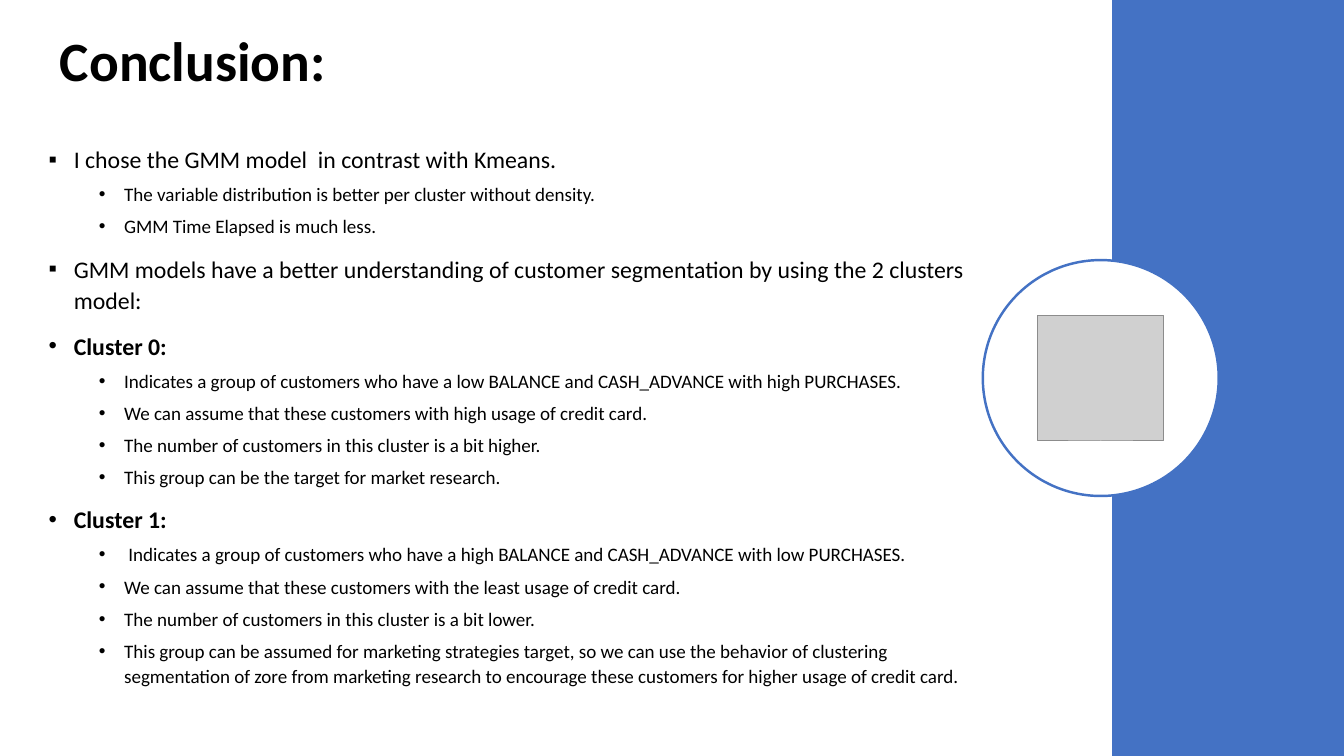
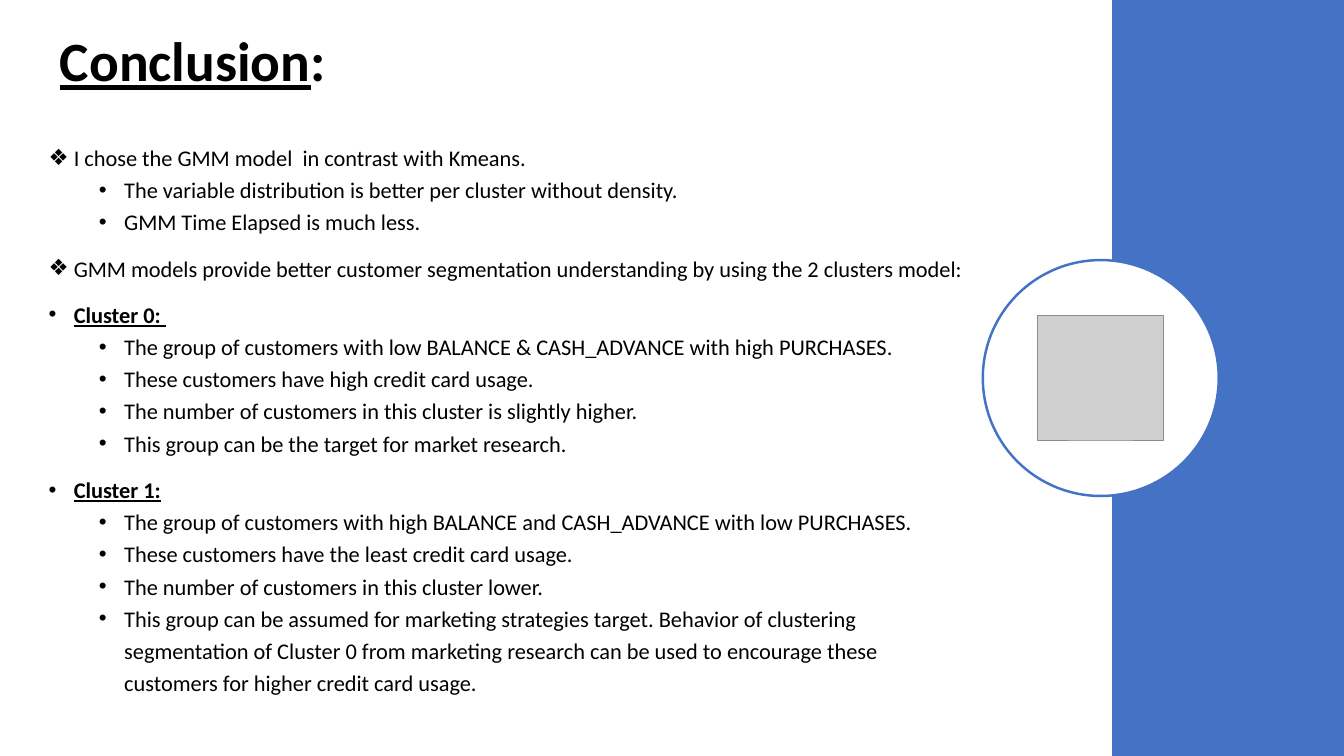
Before and after one commit to parichehrma/PariMa1, a slide deck: slide 40 of Customers Segmentation based on their Credit Card usage.pptx. Drawn at 1344x756 pixels with LibreOffice and Linux fonts; fonts in the diff are those of the drawing; grey boxes stand for pictures. Boxes give left, top, right and bottom in pixels: in the first picture for what was removed or moved away, otherwise in the second. Text is boxed around its words. In the diff, an @@ line names an element or a change of style, - is before the commit and + after.

```diff
--- a/Customers Segmentation based on their Credit Card usage.pptx
+++ b/Customers Segmentation based on their Credit Card usage.pptx
@@ title "Conclusion:" at [60,42,326,90]: underline on @@
@@ text at [74,150,677,502]: size 17 to 16 pt in "I chose the GMM model in contrast ...", "Cluster 0:", "Cluster 1:"; size 13.6 to 16 pt in "The variable distribution is better per cluster ...", "GMM Time Elapsed is much less.", "This group can be the target for ..."; underline on in "Cluster 0:", "Cluster 1:"; bullet ▪ to ❖; line spacing 1.1 to 1.2; less space between paragraphs @@
@@ text at [74,261,962,281]: text changed; size 17 to 16 pt @@
-▪ GMM models have a better understanding of customer segmentation by using the 2 clusters model:
+❖ GMM models provide better customer segmentation understanding by using the 2 clusters model:
@@ text at [124,339,892,423]: text changed; size 13.6 to 16 pt @@
-  • Indicates a group of customers who have a low BALANCE and CASH_ADVANCE with high PURCHASES.
-  • We can assume that these customers with high usage of credit card.
-  • The number of customers in this cluster is a bit higher.
+  • The group of customers with low BALANCE & CASH_ADVANCE with high PURCHASES.
+  • These customers have high credit card usage.
+  • The number of customers in this cluster is slightly higher.
@@ text at [124,514,911,695]: text changed; size 13.6 to 16 pt @@
-  • Indicates a group of customers who have a high BALANCE and CASH_ADVANCE with low PURCHASES.
-  • We can assume that these customers with the least usage of credit card.
-  • The number of customers in this cluster is a bit lower.
-  • This group can be assumed for marketing strategies target, so we can use the behavior of clustering segmentation of zore from marketing research to encourage these customers for higher usage of credit card.
+  • The group of customers with high BALANCE and CASH_ADVANCE with low PURCHASES.
+  • These customers have the least credit card usage.
+  • The number of customers in this cluster lower.
+  • This group can be assumed for marketing strategies target. Behavior of clustering segmentation of Cluster 0 from marketing research can be used to encourage these customers for higher credit card usage.
```
Also in this commit, not shown: 28 other slides changed, 1 other file.
